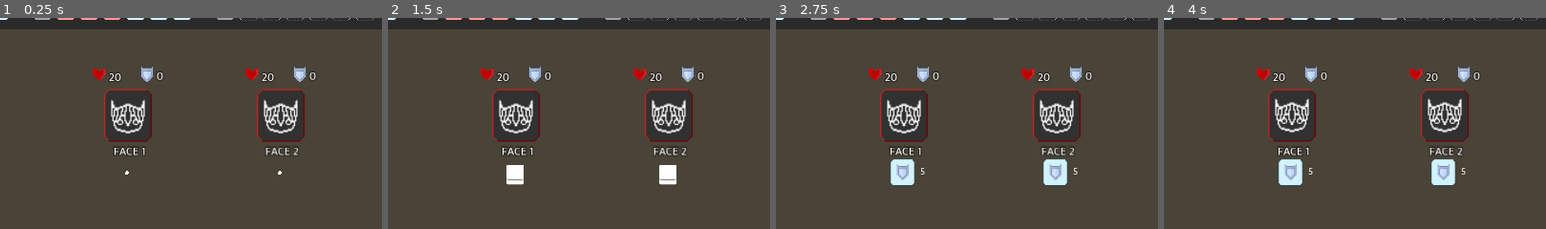
Above: before the commit, frames 1-4 (left to right).
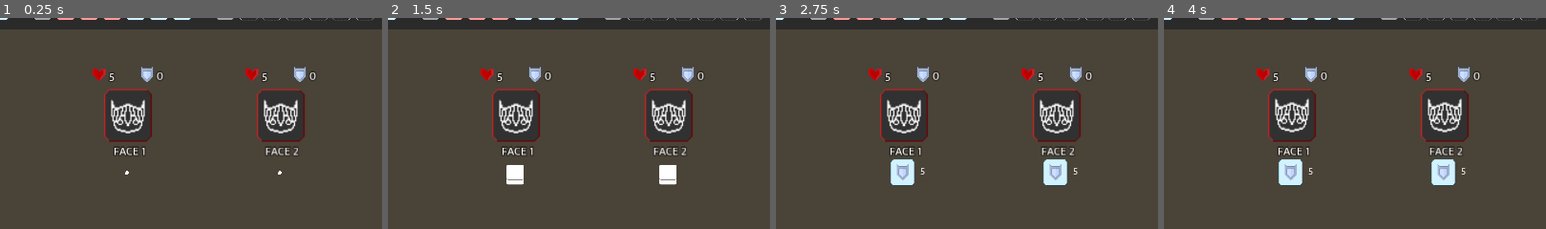
Above: after the commit, the same moments.

Repository: calsf/ff
Game: Godot game, scene res://Combat.tscn
The game is run twice, just before and just after one commit, with the same random seed, the same clock (stepped at 60 frames per second) and the same inputs. The project has no main scene, so this scene is started directly.
Inputs (mouse positions are % of the whole screen's width and height, from its top left):
- Up to frame 1 (0.25 s): no input
- Up to frame 2 (1.5 s): tap Enter at 0.5 s; move the mouse to (72, 44) at 0.52 s; click (72, 44) at 0.67 s; move the mouse to (30, 54) at 1.27 s; click (30, 54) at 1.42 s
- Up to frame 3 (2.75 s): move the mouse to (60, 27) at 2.02 s; click (60, 27) at 2.17 s
- Up to frame 4 (4 s): tap Space at 2.75 s; move the mouse to (45, 70) at 2.77 s; click (45, 70) at 2.92 s; move the mouse to (80, 64) at 3.52 s; click (80, 64) at 3.67 s
The pictures show only the part of the screen within x 23-73%, y 18-68%; the shares and areas given below are measured in that part.

The runs differ from the first frame. In frame 1, 0.2% of the frame differs, in the area x 28-72%, y 25-31%; in frame 2, 0.2%; in frame 3, 0.2%; in frame 4, 0.2%.

Commit message:
add enemy death

Diff:
--- a/combat/combat.gd
+++ b/combat/combat.gd
@@ -75,17 +75,18 @@
 func player_turn_finished():
 	yield(get_tree().create_timer(1.0), "timeout")
 
+	yield(enemy_death_check(), "completed")
+
 	# Reset enemies as needed before starting their turn
 	for enemy in enemies:
 		enemy.reset_block()
 
 	# Play each enemy die face
 	for enemy in enemies:
-		var anim = enemy.get_node("IntentAnimPlayer")
-		anim.play("play")
-		yield(anim, "animation_finished")
+		if enemy.is_dead:
+			continue
 
-		enemy.next_intent.on_play(self)
+		yield(enemy.play_face(self), "completed")
 
 		# Set enemy next intent
 		enemy.set_next_intent()
@@ -93,10 +94,15 @@
 	# Play anim to reset enemy intents
 	var anim_to_wait_for = null
 	for enemy in enemies:
+		if enemy.is_dead:
+			continue
+
 		anim_to_wait_for = enemy.get_node("IntentAnimPlayer")
 		anim_to_wait_for.play("roll")
 
-	yield(anim_to_wait_for, "animation_finished")
+	# Only need to wait for one anim since they all play anim at same time
+	if anim_to_wait_for != null:
+		yield(anim_to_wait_for, "animation_finished")
 
 	enemy_turn_finished()
 
@@ -106,3 +112,10 @@
 	reset_player_block()
 
 	turn += 1
+
+func enemy_death_check():
+	for enemy in enemies:
+		if not enemy.is_dead and enemy.health <= 0:
+			yield(enemy.on_death(), "completed")
+
+	yield(get_tree().create_timer(.1), "timeout")
--- a/dice/dice-bar/dice_bar.gd
+++ b/dice/dice-bar/dice_bar.gd
@@ -217,6 +217,9 @@
 	has_played = true
 	check_can_play()
 	set_can_reroll(false)
+
+	if selected_face_index != null:
+		deselect_face()
 
 	# Play each die face action
 	for i in range(selected_dice.size()):
--- a/enemies/Minion01.tscn
+++ b/enemies/Minion01.tscn
@@ -206,6 +206,21 @@
 }
 
 [sub_resource type="Animation" id=7]
+resource_name = "death"
+tracks/0/type = "value"
+tracks/0/path = NodePath(".:modulate")
+tracks/0/interp = 1
+tracks/0/loop_wrap = true
+tracks/0/imported = false
+tracks/0/enabled = true
+tracks/0/keys = {
+"times": PoolRealArray( 0, 1 ),
+"transitions": PoolRealArray( 1, 1 ),
+"update": 0,
+"values": [ Color( 1, 1, 1, 1 ), Color( 1, 1, 1, 0 ) ]
+}
+
+[sub_resource type="Animation" id=8]
 loop = true
 tracks/0/type = "value"
 tracks/0/path = NodePath("EnemyFace:rect_position")
@@ -218,6 +233,18 @@
 "transitions": PoolRealArray( 1, 1, 1 ),
 "update": 0,
 "values": [ Vector2( 0, 0 ), Vector2( 0, 1 ), Vector2( 0, 0 ) ]
+}
+tracks/1/type = "value"
+tracks/1/path = NodePath(".:modulate")
+tracks/1/interp = 1
+tracks/1/loop_wrap = true
+tracks/1/imported = false
+tracks/1/enabled = true
+tracks/1/keys = {
+"times": PoolRealArray( 0 ),
+"transitions": PoolRealArray( 1 ),
+"update": 0,
+"values": [ Color( 1, 1, 1, 1 ) ]
 }
 
 [node name="Minion01" type="TextureRect"]
@@ -445,4 +472,5 @@
 autoplay = "idle"
 anims/blocked = SubResource( 5 )
 anims/damaged = SubResource( 6 )
-anims/idle = SubResource( 7 )
+anims/death = SubResource( 7 )
+anims/idle = SubResource( 8 )
--- a/enemies/enemy.gd
+++ b/enemies/enemy.gd
@@ -7,6 +7,7 @@
 var block : int
 var intents = []
 var next_intent : EnemyDieFace
+var is_dead = false
 
 onready var _health_label = $Health/Label
 onready var _block_label = $Block/Label
@@ -15,6 +16,7 @@
 onready var _intent_value_label_roll = $NextAction/EnemyDieRoll/Label
 onready var _intent_anim = $IntentAnimPlayer
 onready var _enemy_anim = $EnemyAnimPlayer
+onready var _target_btn = $TargetButton
 
 onready var _die_face_info = get_tree().current_scene.get_node("CanvasLayer/DieFaceInfo")
 
@@ -93,6 +95,10 @@
 # Deal direct damage, subtract amount from health
 func deal_direct_damage(amount):
 	health -= amount
+
+	if health < 0:
+		health = 0
+
 	_health_label.text = str(health)
 
 	_number_popup_pool.display_number_popup("-" + str(amount), Color("ff0000"), _health_label)
@@ -115,6 +121,9 @@
 	if face_obj.face_name == "":
 		return
 
+	if is_dead:
+		return
+
 	var y_offset = Vector2(0, face_node.rect_size.y + 18)
 
 	_die_face_info.set_face_info(face_obj)
@@ -125,3 +134,18 @@
 # Hide info box after exiting a die face node
 func _on_face_exited():
 	_die_face_info.visible = false
+
+# Play face
+func play_face(combat):
+	_intent_anim.play("play")
+	yield(_intent_anim, "animation_finished")
+
+	next_intent.on_play(combat)
+
+# On death
+func on_death():
+	is_dead = true
+
+	_target_btn.visible = false
+	_enemy_anim.play("death")
+	yield(_enemy_anim, "animation_finished")
--- a/enemies/minion_01.gd
+++ b/enemies/minion_01.gd
@@ -1,7 +1,7 @@
 extends Enemy
 
 func _ready():
-	max_health = 20
+	max_health = 5
 
 	set_health(max_health)
 	reset_block()
Not shown: 1 places in enemies/Minion01.tscn that only renumber resources
